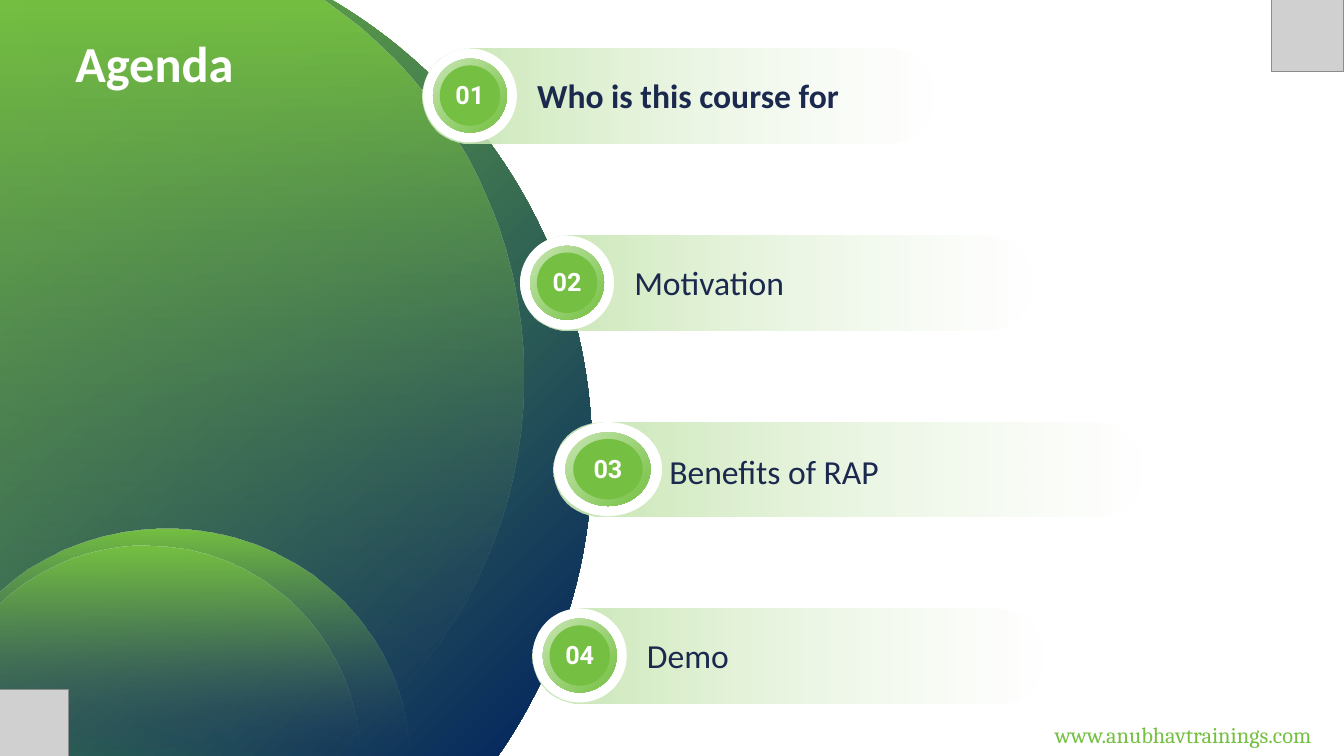
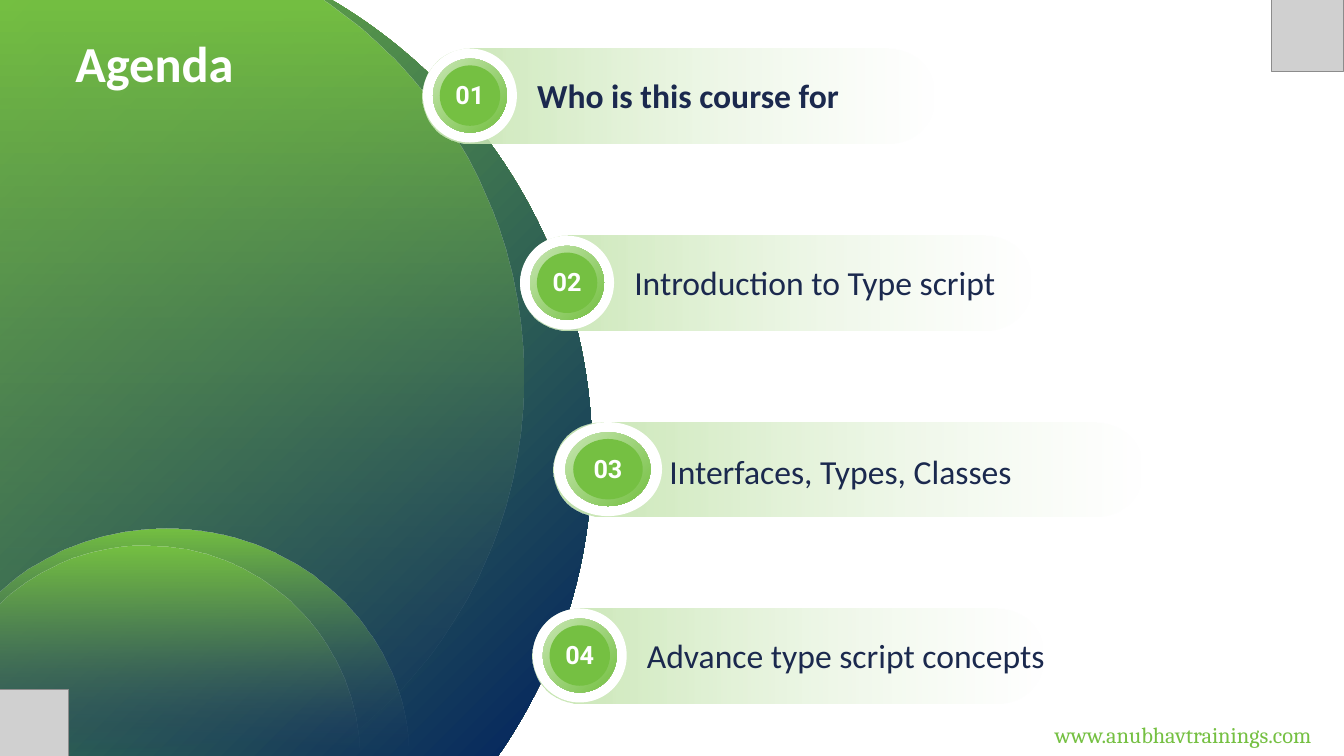
Before and after one commit to soyuztechnologies/typescript_training_capm, a slide deck: slide 3 of Day 1/DAY-1.pptx. Drawn at 1344x756 pixels with LibreOffice and Linux fonts; fonts in the diff are those of the drawing; grey boxes stand for pictures. Boxes give left, top, right and bottom in pixels: in the first picture for what was removed or moved away, otherwise in the second. Text is boxed around its words. In the diff, an @@ line names an element or a change of style, - is before the commit and + after.

```diff
--- a/Day 1/DAY-1.pptx
+++ b/Day 1/DAY-1.pptx
@@ text at [634, 271, 995, 301]: text changed @@
-Motivation
+Introduction to Type script
@@ text at [669, 460, 1012, 490]: text changed @@
-Benefits of RAP
+Interfaces, Types, Classes
@@ text at [647, 644, 1044, 674]: text changed @@
-Demo
+Advance type script concepts
```
Also in this commit, not shown: 1 other slide changed, 4 other files.
